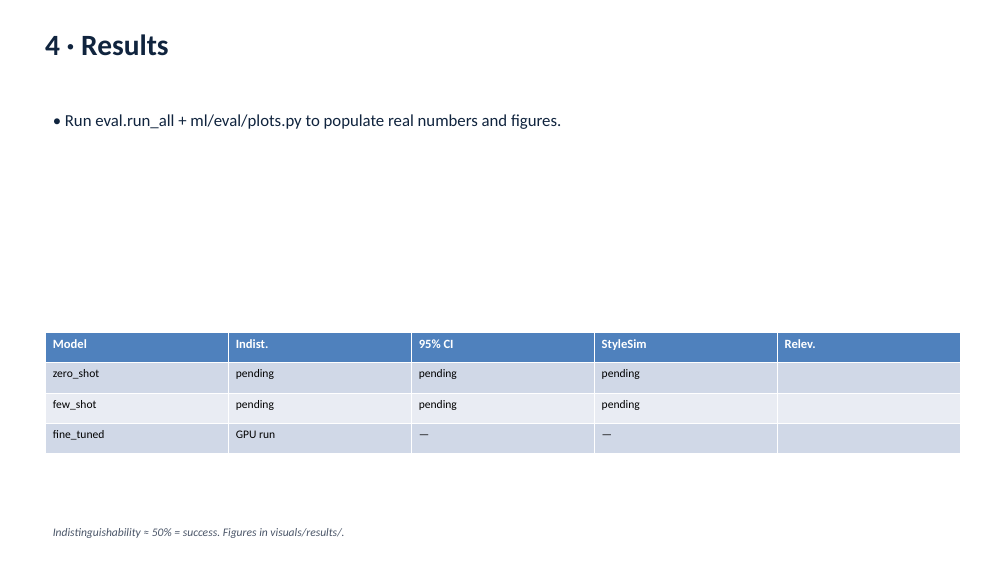
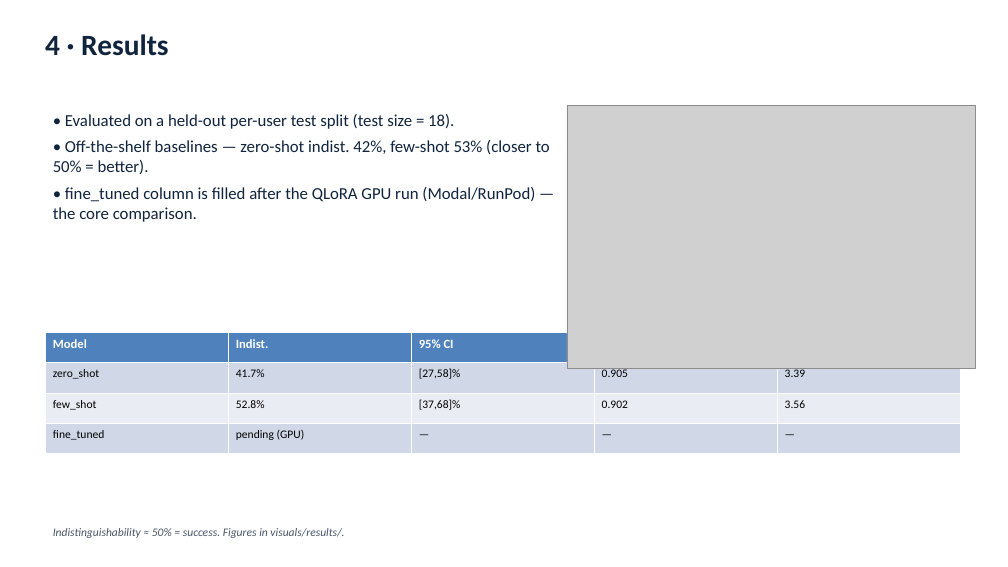
Before and after one commit to adir7070/GAIA-AI, a slide deck: slide 5 of slides/final.pptx. Drawn at 1008x567 pixels with LibreOffice and Linux fonts; fonts in the diff are those of the drawing; grey boxes stand for pictures. Boxes give left, top, right and bottom in pixels: in the first picture for what was removed or moved away, otherwise in the second. Text is boxed around its words. In the diff, an @@ line names an element or a change of style, - is before the commit and + after.

```diff
--- a/slides/final.pptx
+++ b/slides/final.pptx
@@ text at (x1=53, y1=114, x2=550, y2=222): text changed @@
-• Run eval.run_all + ml/eval/plots.py to populate real numbers and figures.
+• Evaluated on a held-out per-user test split (test size = 18).
+• Off-the-shelf baselines — zero-shot indist. 42%, few-shot 53% (closer to 50% = better).
+• fine_tuned column is filled after the QLoRA GPU run (Modal/RunPod) — the core comparison.
@@ picture added at (x1=567, y1=106, x2=975, y2=368) @@
@@ table at (x1=45, y1=333, x2=960, y2=454) @@
-row 2: zero_shot | pending | pending | pending | 
+row 2: zero_shot | 41.7% | [27,58]% | 0.905 | 3.39
-row 3: few_shot | pending | pending | pending | 
+row 3: few_shot | 52.8% | [37,68]% | 0.902 | 3.56
-row 4, column 2: GPU run
+row 4, column 2: pending (GPU)
-row 4, column 5: 
+row 4, column 5: —
```
Also in this commit, not shown: 17 other files.
